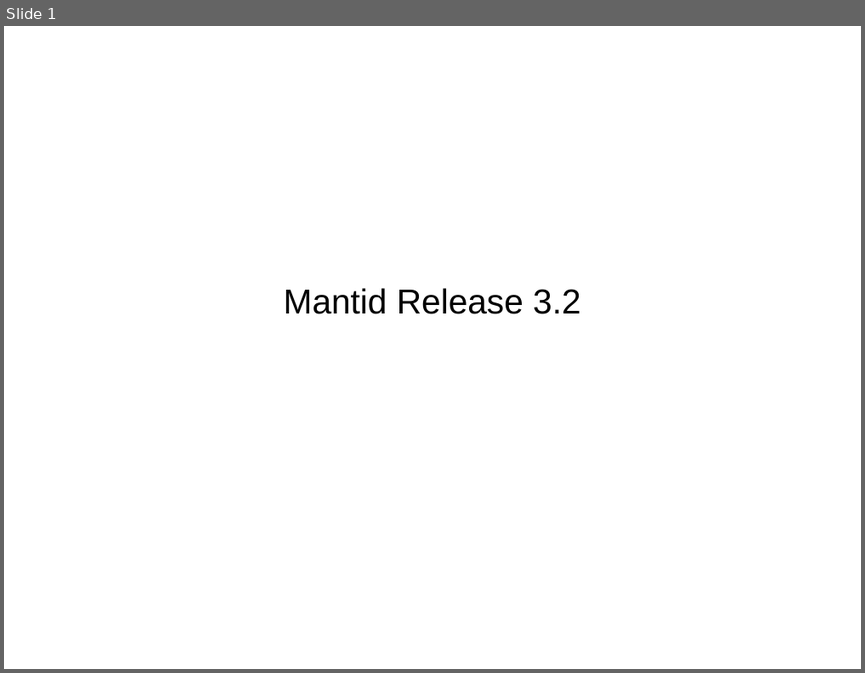
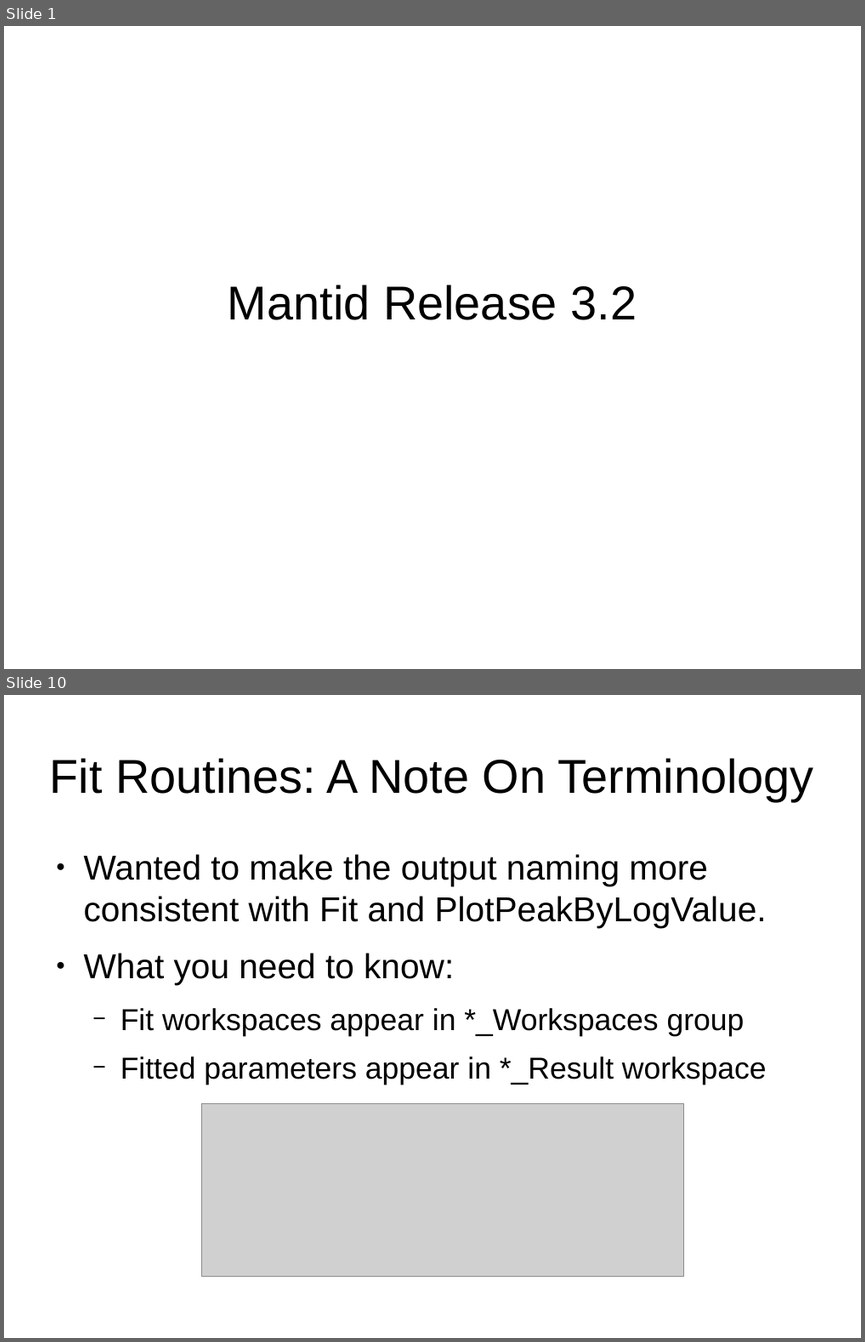
Before and after one commit to samueljackson92/documents, a slide deck: RAL/msg_presentation.odp. Shown one above the other, each under a label of ours: slide 1 before the commit, slides 1 and 10 after it; the slides between them are not shown. The pictures are 865x673 and 865x1342 pixels, drawn with LibreOffice and Linux fonts; fonts in the diff are those of the drawing; grey boxes stand for pictures. Boxes give left, top, right and bottom in pixels: in the first picture for what was removed or moved away, otherwise in the second. Text is boxed around its words. In the diff, an @@ line names an element or a change of style, - is before the commit and + after.

```diff
--- a/RAL/msg_presentation.odp
+++ b/RAL/msg_presentation.odp
@@ slide 10 added at [4,695,861,1338], background #FFFFFF @@
@@ title added at [50,758,814,801], 44 pt, text #000000 @@
+Fit Routines: A Note On Terminology
@@ text added at [84,854,766,1085], 32 pt, text #000000 @@
+● Wanted to make the output naming more consistent with Fit and PlotPeakByLogValue.
+● What you need to know:
+  − Fit workspaces appear in *_Workspaces group
+  − Fitted parameters appear in *_Result workspace
@@ picture added at [201,1104,683,1276] @@
@@ slide 1 changed as well @@
@@ subtitle "Mantid Release 3.2" at [228,284,636,320]: size 32 to 44 pt @@
```
Also in this commit, not shown: 13 other slides added, 2 slides removed.
